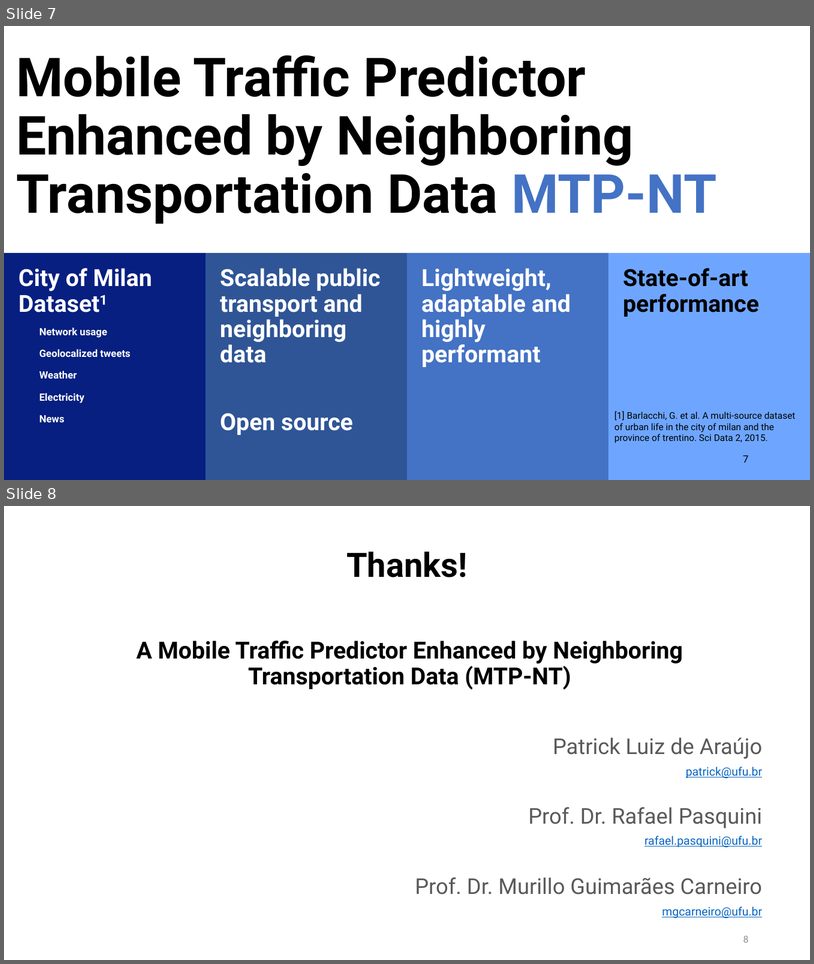
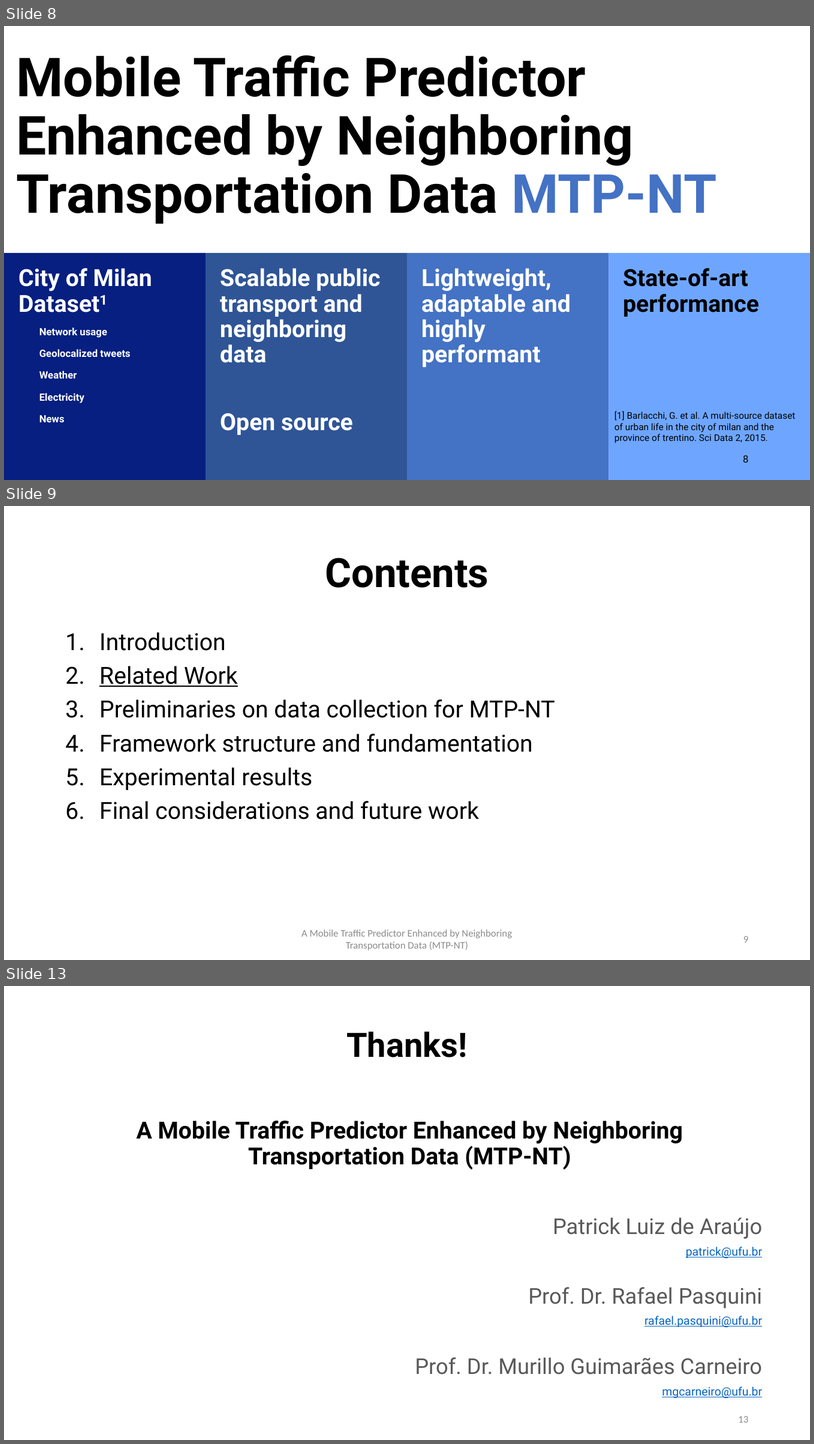
Before and after one commit to PatrickLdA/milan-telecom-analysis, a slide deck: defesa.pptx. Shown one above the other, each under a label of ours: slides 7 and 8 before the commit, slides 8, 9 and 13 after it; the slides between them are not shown. The pictures are 814x964 and 814x1444 pixels, drawn with LibreOffice and Linux fonts; fonts in the diff are those of the drawing. Boxes give left, top, right and bottom in pixels: in the first picture for what was removed or moved away, otherwise in the second. Text is boxed around its words. In the diff, an @@ line names an element or a change of style, - is before the commit and + after.

```diff
--- a/defesa.pptx
+++ b/defesa.pptx
@@ slide 9 added at box(4, 506, 810, 960), background #FFFFFF @@
@@ title added at box(325, 558, 489, 588), 48 pt, text #000000, bold @@
+Contents
@@ text added at box(99, 632, 555, 819), 28 pt, text #000000 @@
+1. Introduction
+2. Related Work
+3. Preliminaries on data collection for MTP-NT
+4. Framework structure and fundamentation
+5. Experimental results
+6. Final considerations and future work
@@ text added at box(302, 929, 512, 950), 12 pt, text #8C8C8C @@
+A Mobile Traffic Predictor Enhanced by Neighboring Transportation Data (MTP-NT)
@@ page number added at box(744, 936, 749, 942), 12 pt, text #8C8C8C @@
+9
@@ what was slide 7 is now slide 8 @@
@@ page number at box(743, 455, 749, 462): text changed @@
-7
+8
@@ what was slide 8 is now slide 13 @@
@@ page number at box(738, 1416, 749, 1422): text changed @@
-8
+13
```
Also in this commit, not shown: 1 slide changed, 4 other slides added.
